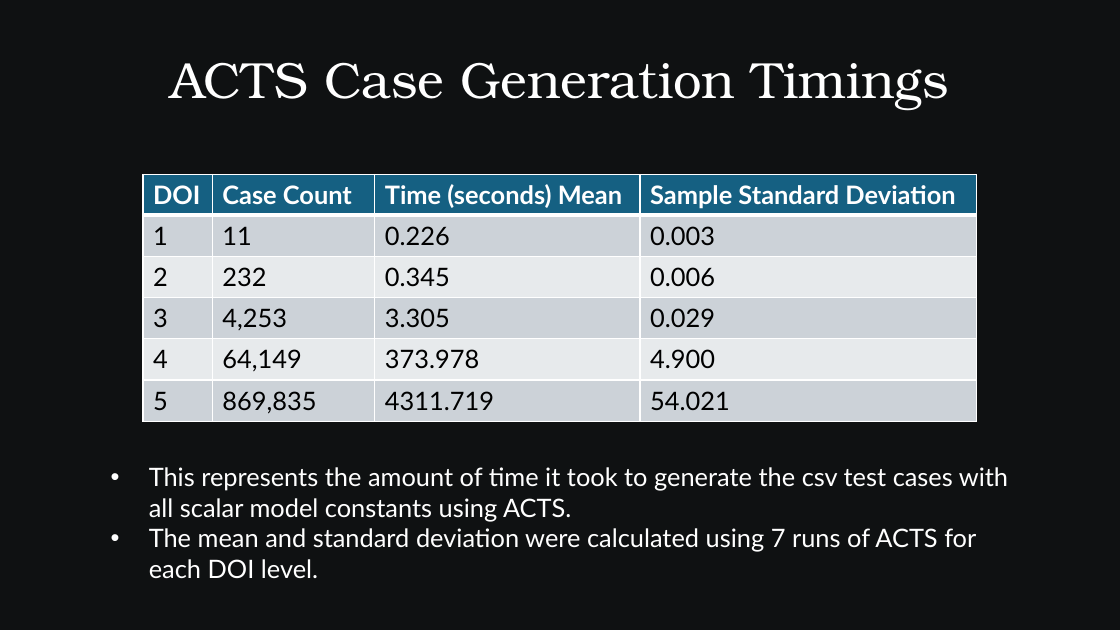
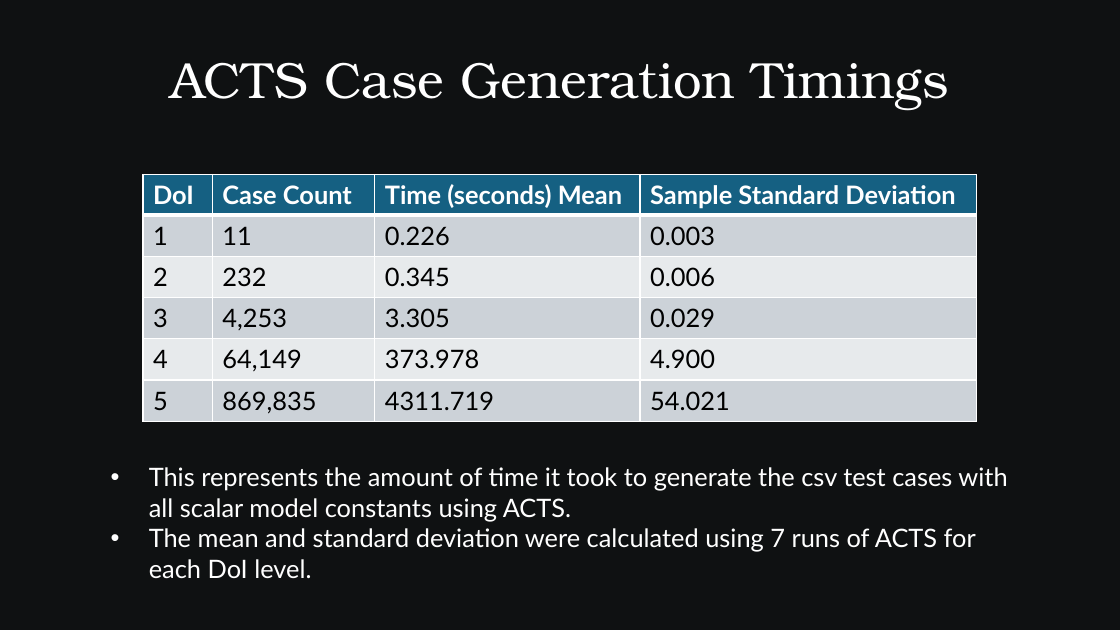
Before and after one commit to SamAllen06/lake_temp_work, a slide deck: slide 40 of documentation/for_collaborators/AnalysisOverview.pptx (slide 42 before the commit). Drawn at 1120x630 pixels with LibreOffice and Linux fonts; fonts in the diff are those of the drawing. Boxes give left, top, right and bottom in pixels: in the first picture for what was removed or moved away, otherwise in the second. Text is boxed around its words. In the diff, an @@ line names an element or a change of style, - is before the commit and + after.

```diff
--- a/documentation/for_collaborators/AnalysisOverview.pptx
+++ b/documentation/for_collaborators/AnalysisOverview.pptx
@@ table at (143, 175, 978, 422) @@
-row 1, column 1: DOI
+row 1, column 1: DoI
@@ text at (149, 528, 976, 579): text changed @@
-• The mean and standard deviation were calculated using 7 runs of ACTS for each DOI level.
+• The mean and standard deviation were calculated using 7 runs of ACTS for each DoI level.
```
Also in this commit, not shown: 17 other slides changed, 2 slides removed, 3 other files.
